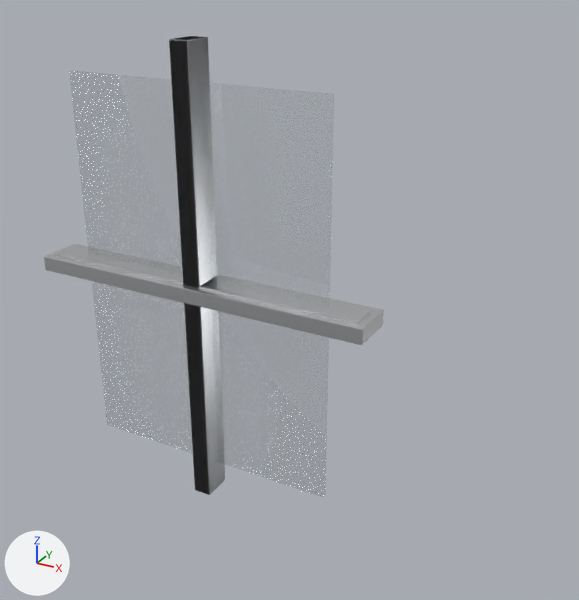
One commit to the glTF model public/models/authoring/window-casement-900x1200.glb: the scene before it, then after it.
Both versions are drawn from a 50 mm lens placed at (1.092, -1.523, 0.783), pointed at (0.23, 0.045, -0.001). Lighting does not change. The marker at lower left points along +X, +Y and +Z. The older version comes first. Where no turn or scale is listed for an object, it has been applied to the vertices. Vertices at exactly the same position are counted once.

The first picture shows 'Head.005', 'JambR.005', 'SashGlass', 'Sill.002'.
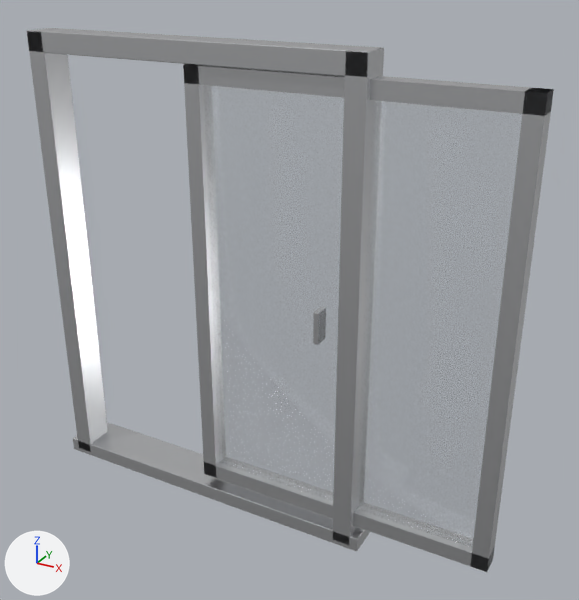
Boxes [x1, y1, x2, y2] around the edits, measured in the pictures (579 x 600 px):
'SashGlass', moved
    before: [69, 71, 334, 497]
    after: [203, 85, 522, 548]
'JambR.005', moved
    before: [169, 36, 225, 495]
    after: [332, 46, 384, 545]
'Sill.002', moved
    before: [44, 244, 384, 345]
    after: [73, 422, 370, 551]
'JambL.005', moved (not visible before)
    after: [27, 28, 108, 452]
'Head.005', moved
    before: [55, 245, 372, 324]
    after: [27, 29, 383, 77]
'SashR', moved (not visible before)
    after: [470, 88, 552, 572]
'SashT', moved (not visible before)
    after: [183, 64, 554, 115]
'SashB', moved (not visible before)
    after: [204, 463, 495, 571]

Diff of the bpy script that builds the scene:
```diff
--- a/public/models/authoring/window-casement-900x1200.glb.py
+++ b/public/models/authoring/window-casement-900x1200.glb.py
@@ me_head_014 @@
 # used by ob_head_005; location = (0.0, 0.0, 0.0)
-me_head_014.from_pydata(...)  # 56 vertices, 108 faces; spans x -0.45..0.45, y -0.04..0.04, z -0.025..0.025
+me_head_014.from_pydata(...)  # 56 vertices, 108 faces; spans x -0.45..0.45, y -0.04..0.04, z 0.55..0.6
+# me_head_014 part 1: the whole mesh is moved by (0.0, 0.0, 0.575)
 me_head_014.materials.append(mat_a_alum)
@@ me_jambl_014 @@
 # used by ob_jambl_005; location = (0.0, 0.0, 0.0)
-me_jambl_014.from_pydata(...)  # 56 vertices, 108 faces; spans x -0.025..0.025, y -0.04..0.04, z -0.6..0.6
+me_jambl_014.from_pydata(...)  # 56 vertices, 108 faces; spans x -0.45..-0.4, y -0.04..0.04, z -0.6..0.6
+# me_jambl_014 part 2: the whole mesh is moved by (-0.425, 0.0, 0.0)
 me_jambl_014.materials.append(mat_a_alum)
@@ me_jambr_014 @@
 # used by ob_jambr_005; location = (0.0, 0.0, 0.0)
-me_jambr_014.from_pydata(...)  # 56 vertices, 108 faces; spans x -0.025..0.025, y -0.04..0.04, z -0.6..0.6
+me_jambr_014.from_pydata(...)  # 56 vertices, 108 faces; spans x 0.4..0.45, y -0.04..0.04, z -0.6..0.6
+# me_jambr_014 part 3: the whole mesh is moved by (0.425, 0.0, 0.0)
 me_jambr_014.materials.append(mat_a_alum)
@@ me_sashb_001 @@
 # used by ob_sashb; location = (0.0, 0.0, 0.0)
-me_sashb_001.from_pydata(...)  # 8 vertices, 12 faces; spans x -0.396..0.396, y -0.025..0.025, z -0.02..0.02
+me_sashb_001.from_pydata(...)  # 8 vertices, 12 faces; spans x 0.0..0.792, y -0.025..0.025, z -0.546..-0.506
+# me_sashb_001 part 4: the whole mesh is moved by (0.396, 0.0, -0.526)
 me_sashb_001.materials.append(mat_a_alum)
@@ me_sashglass_001 @@
 # used by ob_sashglass; location = (0.0, 0.0, 0.0)
-me_sashglass_001.from_pydata(...)  # 8 vertices, 12 faces; spans x -0.356..0.356, y -0.008..0.008, z -0.506..0.506
+me_sashglass_001.from_pydata(...)  # 8 vertices, 12 faces; spans x 0.04..0.752, y -0.008..0.008, z -0.506..0.506
+# me_sashglass_001 part 5: the whole mesh is moved by (0.396, 0.0, 0.0)
 me_sashglass_001.materials.append(mat_a_glass)
@@ me_sashr_001 @@
 # used by ob_sashr; location = (0.0, 0.0, 0.0)
-me_sashr_001.from_pydata(...)  # 8 vertices, 12 faces; spans x -0.02..0.02, y -0.025..0.025, z -0.546..0.546
+me_sashr_001.from_pydata(...)  # 8 vertices, 12 faces; spans x 0.752..0.792, y -0.025..0.025, z -0.546..0.546
+# me_sashr_001 part 6: the whole mesh is moved by (0.772, 0.0, 0.0)
 me_sashr_001.materials.append(mat_a_alum)
@@ me_sasht_001 @@
 # used by ob_sasht; location = (0.0, 0.0, 0.0)
-me_sasht_001.from_pydata(...)  # 8 vertices, 12 faces; spans x -0.396..0.396, y -0.025..0.025, z -0.02..0.02
+me_sasht_001.from_pydata(...)  # 8 vertices, 12 faces; spans x 0.0..0.792, y -0.025..0.025, z 0.506..0.546
+# me_sasht_001 part 7: the whole mesh is moved by (0.396, 0.0, 0.526)
 me_sasht_001.materials.append(mat_a_alum)
@@ me_sill_008 @@
 # used by ob_sill_002; location = (0.0, 0.0, 0.0)
-me_sill_008.from_pydata(...)  # 56 vertices, 108 faces; spans x -0.47..0.47, y -0.06..0.06, z -0.02..0.02
+me_sill_008.from_pydata(...)  # 56 vertices, 108 faces; spans x -0.47..0.47, y -0.04..0.08, z -0.61..-0.57
+# me_sill_008 part 8: the whole mesh is moved by (0.0, 0.02, -0.59)
 me_sill_008.materials.append(mat_a_alum)
```
